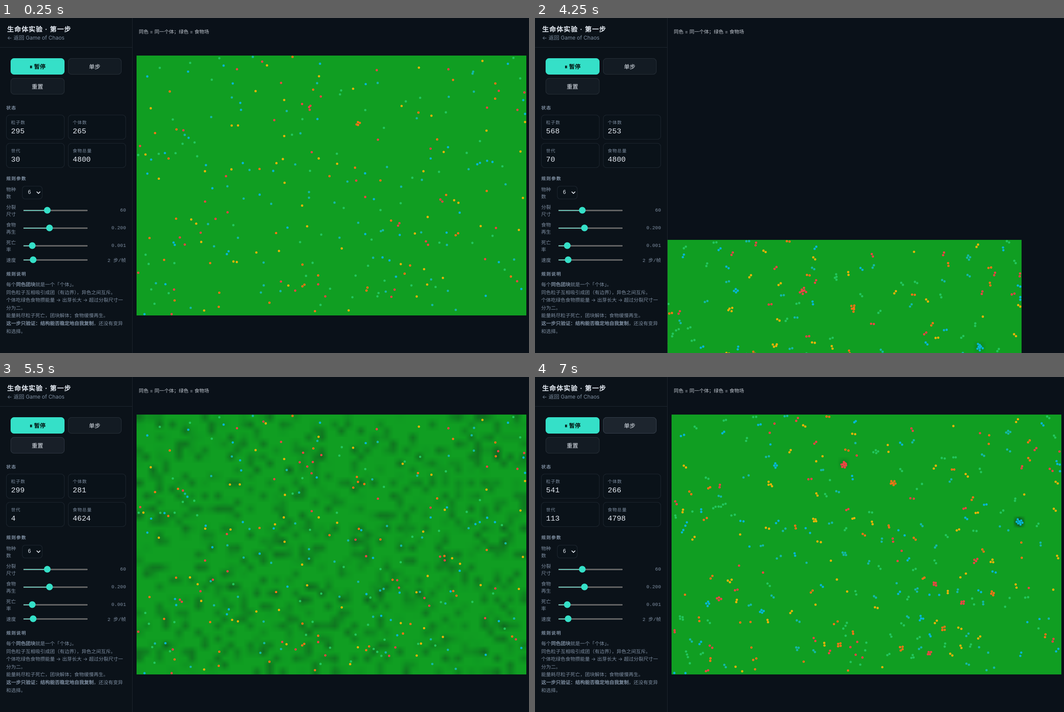
Above: before the commit, frames 1-4 (two rows, left to right).
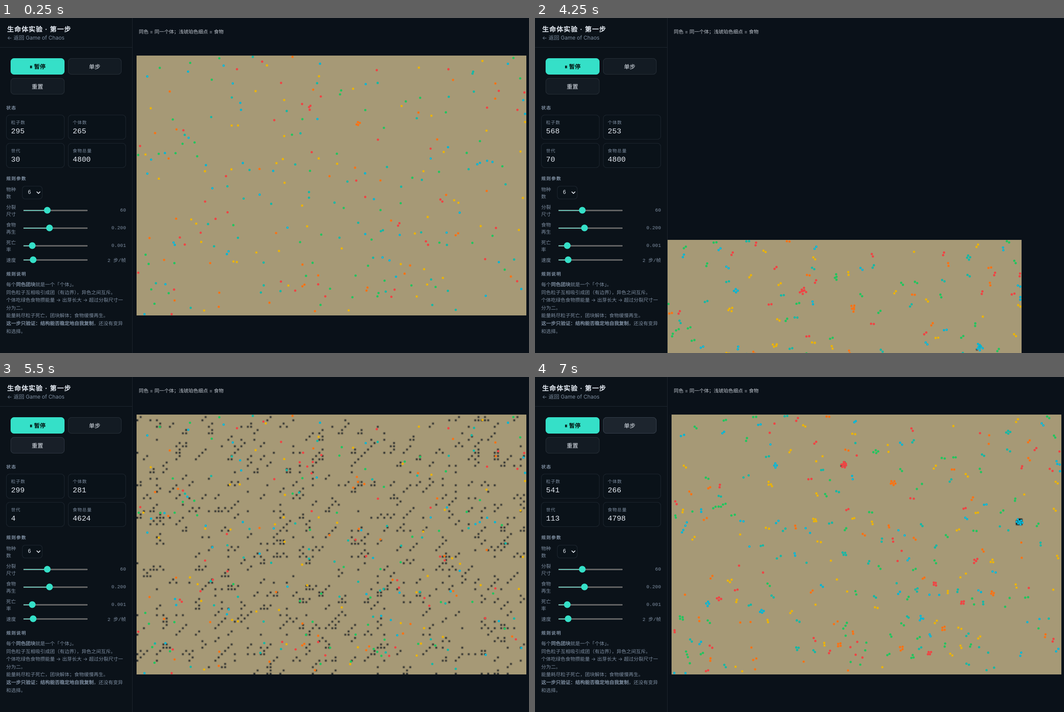
Above: after the commit, the same moments.

Repository: FindSunny/game-of-chaos
Game: browser game, page life.html
Two runs of this game, one before a commit and one after it. Both use one fixed random seed, a clock stepped at 60 frames per second and the inputs below.
Inputs (mouse positions are in pixels of both pictures, inside the frame that each line leads up to):
- Up to frame 1 (0.25 s): no input
- Up to frame 2 (4.25 s): click (868, 185) at 0.27 s; click (868, 219) at 1.07 s; click "重置" at 1.27 s; click (788, 152) at 1.67 s; click "单步" at 1.87 s; press the mouse at (947, 135) at 2.27 s; release the mouse at (868, 118) at 2.4 s; click "重置" at 2.47 s; click (926, 252) at 2.87 s; click "单步" at 3.07 s; click (767, 269) at 3.47 s; click "重置" at 3.67 s; press the mouse at (868, 118) at 4.07 s; release the mouse at (825, 302) at 4.2 s
- Up to frame 3 (5.5 s): click "单步" at 4.27 s; click (449, 561) at 4.67 s; click "单步" at 4.87 s; click (211, 544) at 5.27 s; click "重置" at 5.47 s
- Up to frame 4 (7 s): press the mouse at (825, 661) at 5.87 s; release the mouse at (788, 511) at 6 s; click "重置" at 6.07 s; click (905, 427) at 6.47 s; click "单步" at 6.67 s

The runs differ from the first frame. In frame 1, 57% of the frame differs, in the area x 25-100%, y 3-89%; in frame 2, 22%; in frame 3, 57%; in frame 4, 56%.

Commit message:
style(life): 食物改成浅琥珀色细点颗粒
绿色食物场和绿色粒子物种撞色，且平滑色块看起来不自然。
- 用 Bayer 4x4 抖动把营养场渲染成细密点阵（4 倍分辨率离屏）
- 点越多 = 食物越多，浅琥珀色 (232,210,158)，与物种色区分开

Diff:
--- a/life.html
+++ b/life.html
@@ -143,7 +143,7 @@
 
       <main class="evo-stage">
         <canvas id="evo-canvas"></canvas>
-        <div class="legend">同色 = 同一个体；绿色 = 食物场</div>
+        <div class="legend">同色 = 同一个体；浅琥珀色细点 = 食物</div>
       </main>
     </div>
 
@@ -170,10 +170,14 @@
         cam.oy = (h - engine.height * cam.zoom) / 2;
       }
 
+      // 食物层：把粗网格的营养场用 Bayer 抖动渲染成细密的点状颗粒，
+      // 分辨率是网格的 4 倍，每个格 4x4 个「食物点」，点越多 = 食物越多。
+      const DOTS = 4;
       const foodLayer = document.createElement('canvas');
-      foodLayer.width = engine.foodCols;
-      foodLayer.height = engine.foodRows;
+      foodLayer.width = engine.foodCols * DOTS;
+      foodLayer.height = engine.foodRows * DOTS;
       const fctx = foodLayer.getContext('2d');
+      const BAYER = [0, 8, 2, 10, 12, 4, 14, 6, 3, 11, 1, 9, 15, 7, 13, 5];
 
       function render() {
         const w = canvas.clientWidth;
@@ -188,22 +192,34 @@
         ctx.fillStyle = '#0a1119';
         ctx.fillRect(0, 0, w, h);
 
-        // 食物热图：低分辨率离屏 + 双线性放大 → 平滑的营养场
-        const img = fctx.createImageData(engine.foodCols, engine.foodRows);
-        for (let i = 0; i < engine.food.length; i++) {
-          const v = engine.food[i] / engine.foodMax;
-          const o = i * 4;
-          img.data[o] = 20;
-          img.data[o + 1] = 70 + 160 * v;
-          img.data[o + 2] = 40;
-          img.data[o + 3] = Math.round(30 + 170 * v);
+        // 食物颗粒：浅琥珀色细点
+        const fw = engine.foodCols * DOTS;
+        const fh = engine.foodRows * DOTS;
+        const img = fctx.createImageData(fw, fh);
+        for (let cy = 0; cy < engine.foodRows; cy++) {
+          for (let cx = 0; cx < engine.foodCols; cx++) {
+            const v = engine.food[cy * engine.foodCols + cx] / engine.foodMax;
+            const level = v * (DOTS * DOTS); // 0..16
+            for (let dy = 0; dy < DOTS; dy++) {
+              for (let dx = 0; dx < DOTS; dx++) {
+                if (BAYER[dy * DOTS + dx] >= level) continue;
+                const px = cx * DOTS + dx;
+                const py = cy * DOTS + dy;
+                const o = (py * fw + px) * 4;
+                img.data[o] = 232;
+                img.data[o + 1] = 210;
+                img.data[o + 2] = 158;
+                img.data[o + 3] = 200;
+              }
+            }
+          }
         }
         fctx.putImageData(img, 0, 0);
         ctx.imageSmoothingEnabled = true;
-        ctx.globalAlpha = 0.85;
+        ctx.globalAlpha = 0.9;
         ctx.drawImage(
           foodLayer,
-          0, 0, engine.foodCols, engine.foodRows,
+          0, 0, fw, fh,
           cam.ox, cam.oy, engine.width * cam.zoom, engine.height * cam.zoom,
         );
         ctx.globalAlpha = 1;
